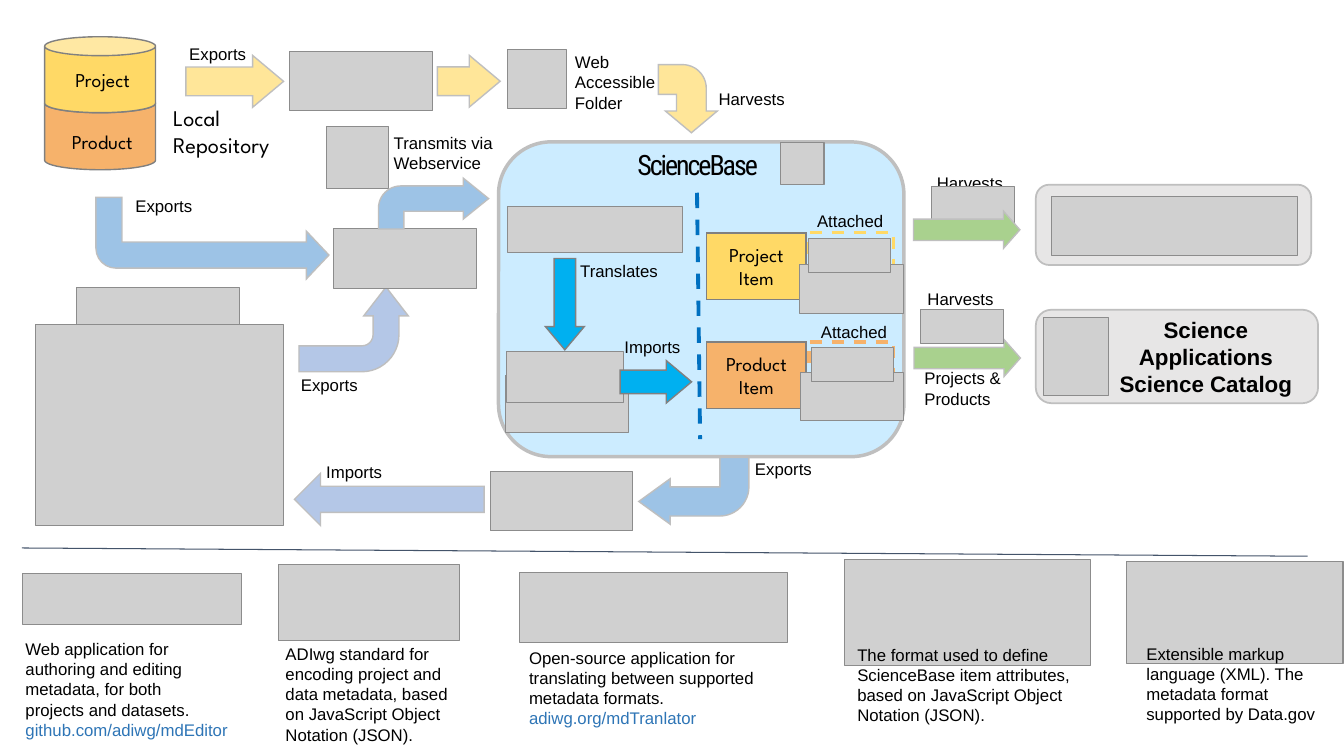
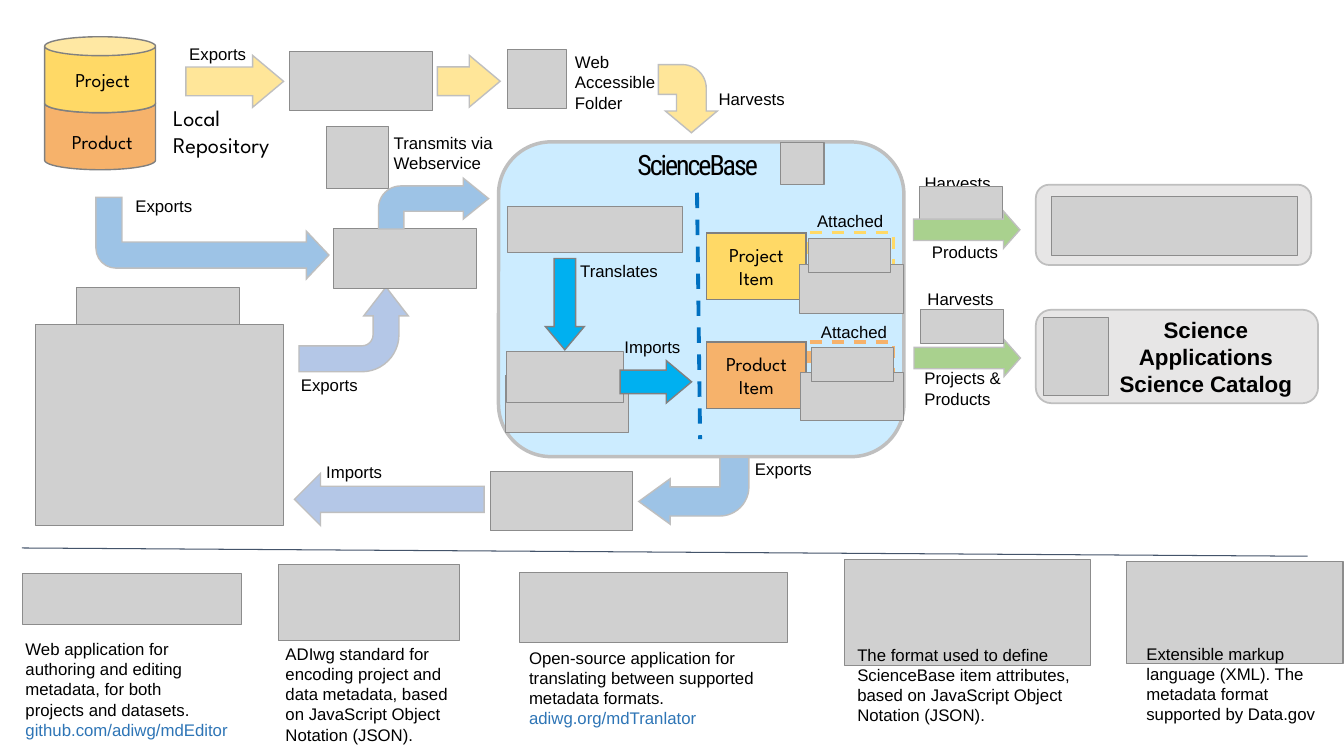
Before and after one commit to USFWS/Science_Applications_Metadata_Guidance, a slide deck: slide 1 of assets/Metadata_System_Architecture_PowerPoint/Metadata_System_Architecture.pptx. Drawn at 1344x756 pixels with LibreOffice and Linux fonts; fonts in the diff are those of the drawing; grey boxes stand for pictures. Boxes give left, top, right and bottom in pixels: in the first picture for what was removed or moved away, otherwise in the second. Text is boxed around its words. In the diff, an @@ line names an element or a change of style, - is before the commit and + after.

```diff
--- a/assets/Metadata_System_Architecture_PowerPoint/Metadata_System_Architecture.pptx
+++ b/assets/Metadata_System_Architecture_PowerPoint/Metadata_System_Architecture.pptx
@@ text "Harvests": place and size @@
-text "Harvests" at box(937, 175, 1003, 187)
+text "Harvests" at box(925, 175, 991, 187)
@@ picture: place and size @@
-picture at box(932, 187, 1014, 226)
+picture at box(920, 187, 1002, 226)
@@ text added at box(932, 246, 998, 258), 12 pt, text #000000 @@
+Products
```
Also in this commit, not shown: 1 other slide changed, 8 other files.
